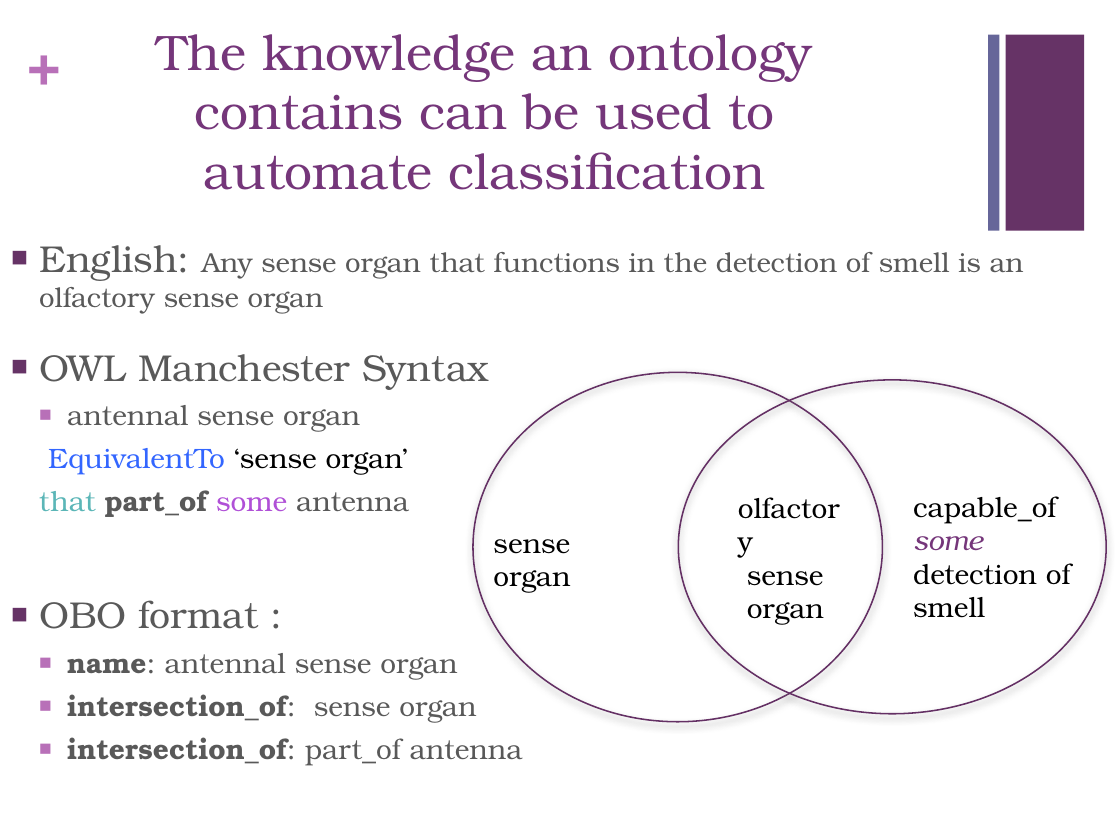
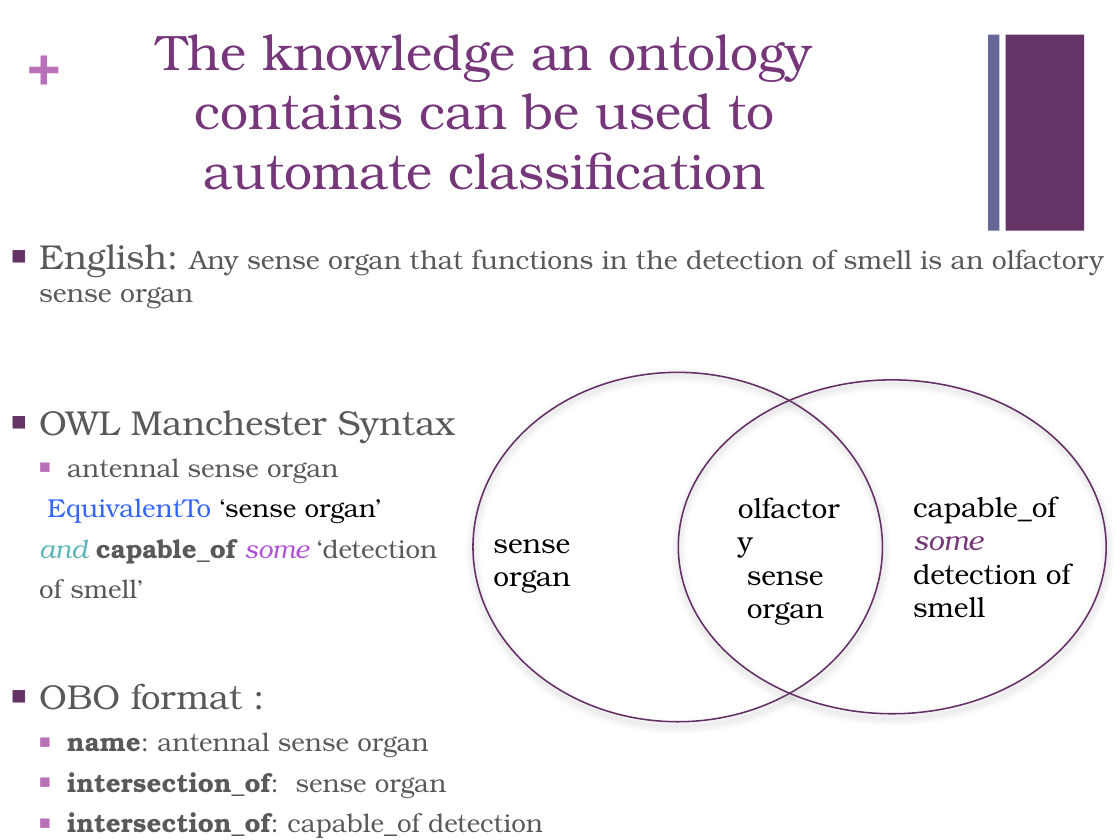
Before and after one commit to geneontology/protege-tutorial, a slide deck: slide 20 of presentations/GO_protege_1201b.pptx. Drawn at 1120x840 pixels with LibreOffice and Linux fonts; fonts in the diff are those of the drawing. Boxes give left, top, right and bottom in pixels: in the first picture for what was removed or moved away, otherwise in the second. Text is boxed around its words. In the diff, an @@ line names an element or a change of style, - is before the commit and + after.

```diff
--- a/presentations/GO_protege_1201b.pptx
+++ b/presentations/GO_protege_1201b.pptx
@@ text at <box>39,244,1104,798</box>: size 24 to 22.2 pt in "English:", "OWL Manchester Syntax", "OBO format :"; size 17.6 to 17 pt in "Any sense organ that functions in the ..."; size 18 to 16.6 pt in "antennal sense organ", "EquivalentTo ‘sense organ’", "name: antennal sense organ", "intersection_of: sense organ" @@
@@ text at <box>39,539,437,598</box>: text changed; size 18 to 16.6 pt @@
-  that part_of some antenna
+  and capable_of some ‘detection
+  of smell’
@@ text at <box>67,812,543,838</box>: text changed; size 18 to 16.6 pt; bold off @@
-  ■ intersection_of: part_of antenna
+  ■ intersection_of: capable_of detection
+  of smell
```
Also in this commit, not shown: 13 other slides changed, 5 slides added, 3 slides removed.
